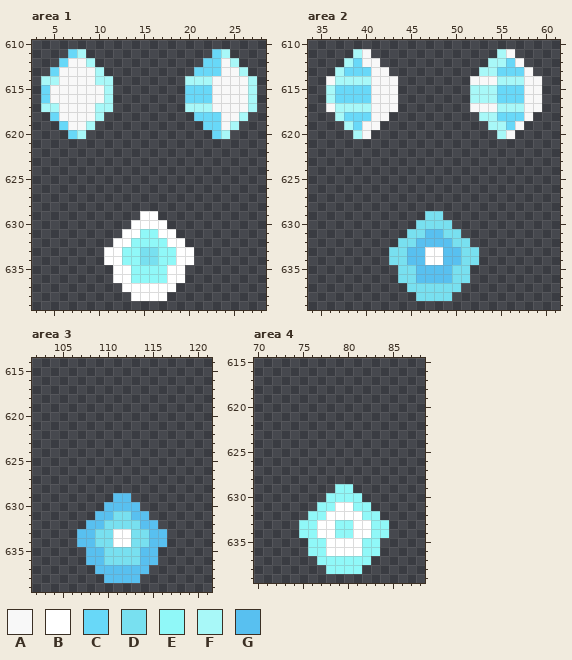
A pixel-art file gets an edit: Leore/Content/effects.aseprite. The picture above is the old version.
320x640 pixels, 1 frame. Colours within 5 levels of each other are drawn and written as one. Shown: area 1: x 3..28, y 610..639; area 2: x 34..61, y 610..639; area 3: x 102..121, y 614..639; area 4: x 70..88, y 615..639. The old version is drawn lined up with the new one, on the new canvas. The commit also changed other parts of the picture, which this record leaves out.
Palette (. is transparent): A #f8f8f8  B #ffffff  C #68d8f8  D #78e0f0  E #90f8f8  F #a8f8f8  G #58c0f0
Pixels before, area 1, first column x 4:
611 ...CF..............CF...
612 ..CAAF............CCAF..
613 .CAAAAF..........CCCAAF.
614 FFAAAAFF........FFFAAAAF
615 CAAAAAAF........CCCAAAAF
616 CAAAAAAF........CCCAAAAF
617 FFAAAAFF........FFFAAAAF
618 .CAAAAF..........CCCAAF.
619 ..CAAF............CCAF..
620 ...CF..............CF...
621 ........................
622 ........................
623 ........................
624 ........................
625 ........................
626 ........................
627 ........................
628 ........................
629 ...........BB...........
630 ..........BBBB..........
631 .........BBEEBB.........
632 ........BBEEEEBB........
633 .......BBEEDDEEBB.......
634 .......BBEEDDEEBB.......
635 ........BBEEEEBB........
636 ........BBEEEEBB........
637 .........BBBBBB.........
638 ..........BBBB..........
Pixels before, area 2, first column x 36:
611 ...FA..............FA...
612 ..FCAA............FFCA..
613 .FCCCAA..........FFCCCA.
614 AFFFFAAA........AAAFFFAA
615 FCCCCAAA........FFFCCCAA
616 FCCCCAAA........FFFCCCAA
617 AFFFFAAA........AAAFFFAA
618 .FCCCAA..........FFCCCA.
619 ..FCAA............FFCA..
620 ...FA..............FA...
621 ........................
622 ........................
623 ........................
624 ........................
625 ........................
626 ........................
627 ........................
628 ........................
629 ...........DD...........
630 ..........DDDD..........
631 .........DDGGDD.........
632 ........DDGGGGDD........
633 .......DDGGBBGGDD.......
634 .......DDGGBBGGDD.......
635 ........DDGGGGDD........
636 ........DDGGGGDD........
637 .........DDDDDD.........
638 ..........DDDD..........
Pixels before, area 3, first column x 107:
629 ....GG....
630 ...GGGG...
631 ..GGDDGG..
632 .GGDDDDGG.
633 GGDDBBDDGG
634 GGDDBBDDGG
635 .GGDDDDGG.
636 .GGDDDDGG.
637 ..GGGGGG..
638 ...GGGG...
Pixels before, area 4, first column x 75:
629 ....EE....
630 ...EEEE...
631 ..EEBBEE..
632 .EEBBBBEE.
633 EEBBEEBBEE
634 EEBBEEBBEE
635 .EEBBBBEE.
636 .EEBBBBEE.
637 ..EEEEEE..
638 ...EEEE...
The same view after the edit:
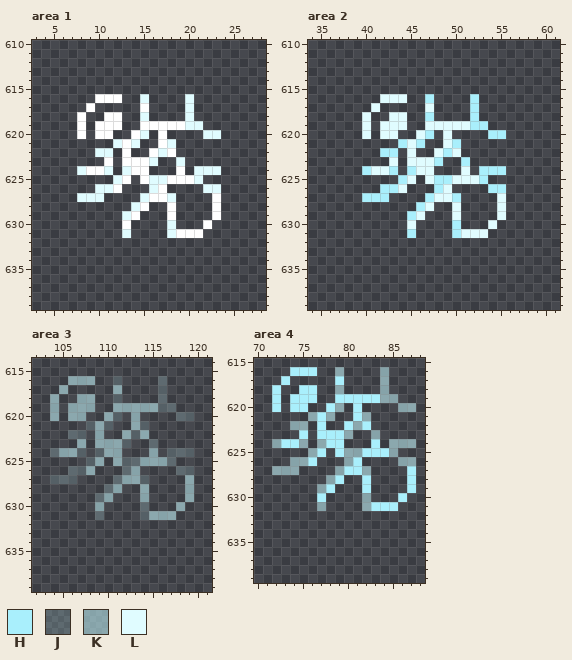
Colours new in this view: H #a9effc  J #c5f9ff31  K #c5f9ff8b  L #e0fcff
Diff:
canvas 320x640 -> 320x1280
Changed rows in their new state; - is an unchanged pixel.
Area 1:
first column x 4:
611 ---..--------------..---
612 --....------------....--
613 -......----------......-
614 ........--------........
615 ........--------........
616 ......BBB--L----L.......
617 .....B..---B----L.......
618 -...B..BB--L----L......-
619 --..B.BBB--BBBBBLL....--
620 ---.B-BB--BL-B----LL.---
621 --------LBL--BL---------
622 ------LL-B--BLB---------
623 -------B-BBBL--L--------
624 ----LBBL-LBB---B-LLL----
625 --------LB-BLLBBBL------
626 ------LLB---LB----LL----
627 ----LLL----LBBL----B----
628 ----------LB--B----B----
629 ---------LB..-B----B----
630 ---------B....L---B-----
631 ---------L....LBBB------
632 --------........--------
633 -------..........-------
634 -------..........-------
635 --------........--------
636 --------........--------
637 ---------......---------
638 ----------....----------
Area 2:
first column x 36:
611 ---..--------------..---
612 --....------------....--
613 -......----------......-
614 ........--------........
615 ........--------........
616 ......LLL--H----H.......
617 .....L..---L----H.......
618 -...L..LL--H----H......-
619 --..L.LLL--LLLLLHH....--
620 ---.L-LL--LH-L----HH.---
621 --------HLH--LH---------
622 ------HH-L--LHL---------
623 -------L-LLLH--H--------
624 ----HLLH-HLL---L-HHH----
625 --------HL-LHHLLLH------
626 ------HHL---HL----HH----
627 ----HHH----HLLH----L----
628 ----------HL--L----L----
629 ---------HL..-L----L----
630 ---------L....H---L-----
631 ---------H....HLLL------
632 --------........--------
633 -------..........-------
634 -------..........-------
635 --------........--------
636 --------........--------
637 ---------......---------
638 ----------....----------
Area 3:
first column x 104:
616 --KKK--J----J---
617 -K-----K----J---
618 K--KK--J----J---
619 K-KKK--KKKKKJJ--
620 K-KK--KJ-K----JJ
621 ----JKJ--KJ-----
622 --JJ-K--KJK-----
623 ---K-KKKJ--J----
624 JKKJ-JKK---K-JJJ
625 ----JK-KJJKKKJ--
626 --JJK---JK----JJ
627 JJJ----JKKJ----K
628 ------JK--K----K
629 -----JK..-K----K
630 -----K....J---K-
631 -----J....JKKK--
632 ----........----
633 ---..........---
634 ---..........---
635 ----........----
636 ----........----
637 -----......-----
638 ------....------
Area 4:
first column x 72:
616 --HHH--K----K---
617 -H-----H----K---
618 H--HH--K----K---
619 H-HHH--HHHHHKK--
620 H-HH--HK-H----KK
621 ----KHK--HK-----
622 --KK-H--HKH-----
623 ---H-HHHK--K----
624 KHHK-KHH---H-KKK
625 ----KH-HKKHHHK--
626 --KKH---KH----KK
627 KKK----KHHK----H
628 ------KH--H----H
629 -----KH..-H----H
630 -----H....K---H-
631 -----K....KHHH--
632 ----........----
633 ---..........---
634 ---..........---
635 ----........----
636 ----........----
637 -----......-----
638 ------....------
Pixel boxes of the changes (left, top, right, bottom) in both pictures:
changed: (41, 49, 257, 301)
changed: (326, 49, 542, 301)
changed: (50, 376, 194, 583)
changed: (272, 367, 416, 574)
